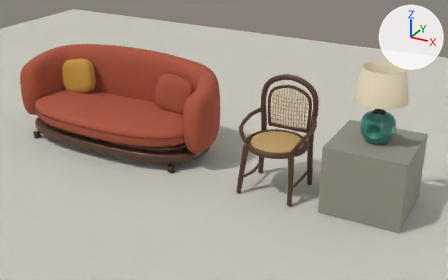
The Blender file authoring/art-study/assets/furniture-study.blend: old version first, new version second.
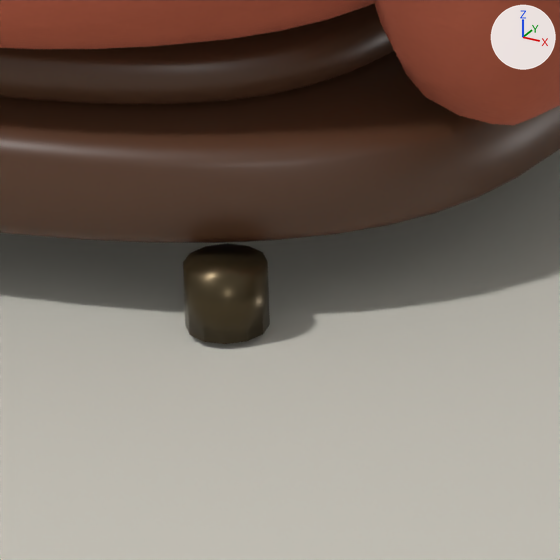
The first picture shows the older version from a 50 mm lens placed at (14.29, -23.53, 13.28), pointed at (1.23, 0.21, 1.41). The close-ups show the older and then the newer version on the part from 34% to 45% of the width and 51% to 69% of the height of that picture. Only the edits that show in the close-ups are written down. Arrows for +X, +Y and +Z are at upper right; the lights stay in place.

The scene before the commit, as lines of its bpy script (objects in view):
```python
ob_bronze_foot_004 = bpy.data.objects.new('Bronze foot.004', me_bronze_foot_004)
ob_bronze_foot_004.location = (0.0, 0.0, 0.0)
ob_bronze_foot_005 = bpy.data.objects.new('Bronze foot.005', me_bronze_foot_005)
ob_bronze_foot_005.location = (0.0, 0.0, 0.0)
ob_bronze_foot_006 = bpy.data.objects.new('Bronze foot.006', me_bronze_foot_006)
ob_bronze_foot_006.location = (0.0, 0.0, 0.0)
ob_bronze_foot_007 = bpy.data.objects.new('Bronze foot.007', me_bronze_foot_007)
ob_bronze_foot_007.location = (0.0, 0.0, 0.0)
ob_neutral_review_floor_001 = bpy.data.objects.new('Neutral review floor.001', me_neutral_review_floor_001)
ob_neutral_review_floor_001.location = (0.0, 0.0, 0.0)
ob_rr_crescent_sofa_v2_display_001 = bpy.data.objects.new('rr_crescent_sofa_v2 display.001', None)
ob_rr_crescent_sofa_v2_display_001.location = (-5.0, 0.0, 0.0)
```
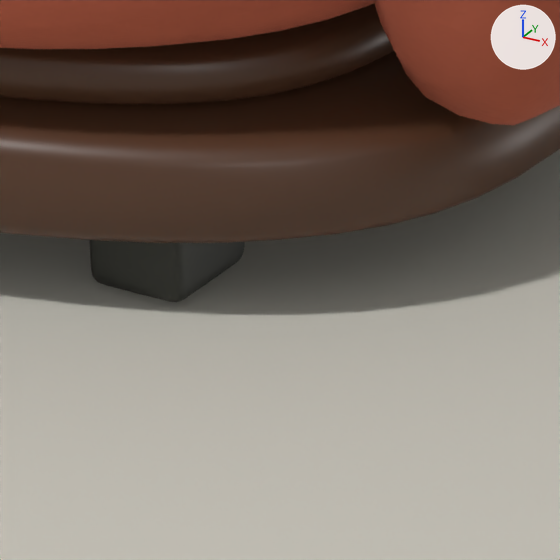
Boxes [x1, y1, x2, y2] around the edits, measured in the close-ups (560 x 560 px):
'rr_crescent_sofa_v2 display.001', reshaped, surface changed
    before: [0, 0, 560, 344]
    after: [0, 0, 560, 302]

The change, as a list of edits to the scene's bpy script:
```text
Add col_rr_crescent_sofa_v2_002:
    col_rr_crescent_sofa_v2_002 = bpy.data.collections.new('rr_crescent_sofa_v2.002')
    col_rr_crescent_sofa_v2_002.objects.link(ob_recessed_walnut_plinth_001)
    col_rr_crescent_sofa_v2_002.objects.link(ob_concealed_seat_support)
    col_rr_crescent_sofa_v2_002.objects.link(ob_attached_rectangular_support)
    col_rr_crescent_sofa_v2_002.objects.link(ob_attached_rectangular_support_001)
    col_rr_crescent_sofa_v2_002.objects.link(ob_attached_rectangular_support_002)
    col_rr_crescent_sofa_v2_002.objects.link(ob_attached_rectangular_support_003)
    col_rr_crescent_sofa_v2_002.objects.link(ob_single_deep_bench_cushion_001)
    col_rr_crescent_sofa_v2_002.objects.link(ob_continuous_seat_welt_001)
    col_rr_crescent_sofa_v2_002.objects.link(ob_sweeping_upholstered_shell_001)
    col_rr_crescent_sofa_v2_002.objects.link(ob_loose_scatter_cushion_002)
    col_rr_crescent_sofa_v2_002.objects.link(ob_loose_scatter_cushion_003)
Change ob_rr_crescent_sofa_v2_display_001:
    ob_rr_crescent_sofa_v2_display_001.instance_collection: col_rr_crescent_sofa_v2_001 -> col_rr_crescent_sofa_v2_002
Remove ob_bronze_foot_004:
    ob_bronze_foot_004 = bpy.data.objects.new('Bronze foot.004', me_bronze_foot_004)
Remove ob_bronze_foot_005:
    ob_bronze_foot_005 = bpy.data.objects.new('Bronze foot.005', me_bronze_foot_005)
Remove ob_bronze_foot_006:
    ob_bronze_foot_006 = bpy.data.objects.new('Bronze foot.006', me_bronze_foot_006)
Remove ob_bronze_foot_007:
    ob_bronze_foot_007 = bpy.data.objects.new('Bronze foot.007', me_bronze_foot_007)
Add ob_attached_rectangular_support:
    ob_attached_rectangular_support = bpy.data.objects.new('Attached rectangular support', me_attached_rectangular_support)  # 312 vertices, 288 faces; spans x -4.04..-3.56, y -1.43..-0.87, z 0.0..0.72; in mat_rr_dark_bronze_002 (dark grey #353631)
    ob_attached_rectangular_support.location = (0.0, 0.0, 0.0)
Add ob_attached_rectangular_support_001:
    ob_attached_rectangular_support_001 = bpy.data.objects.new('Attached rectangular support.001', me_attached_rectangular_support_001)  # 312 vertices, 288 faces; spans x -4.04..-3.56, y 0.87..1.43, z 0.0..0.72; in mat_rr_dark_bronze_002 (dark grey #353631)
    ob_attached_rectangular_support_001.location = (0.0, 0.0, 0.0)
Add ob_attached_rectangular_support_002:
    ob_attached_rectangular_support_002 = bpy.data.objects.new('Attached rectangular support.002', me_attached_rectangular_support_002)  # 312 vertices, 288 faces; spans x 3.56..4.04, y -1.43..-0.87, z 0.0..0.72; in mat_rr_dark_bronze_002 (dark grey #353631)
    ob_attached_rectangular_support_002.location = (0.0, 0.0, 0.0)
Add ob_attached_rectangular_support_003:
    ob_attached_rectangular_support_003 = bpy.data.objects.new('Attached rectangular support.003', me_attached_rectangular_support_003)  # 312 vertices, 288 faces; spans x 3.56..4.04, y 0.87..1.43, z 0.0..0.72; in mat_rr_dark_bronze_002 (dark grey #353631)
    ob_attached_rectangular_support_003.location = (0.0, 0.0, 0.0)
```
